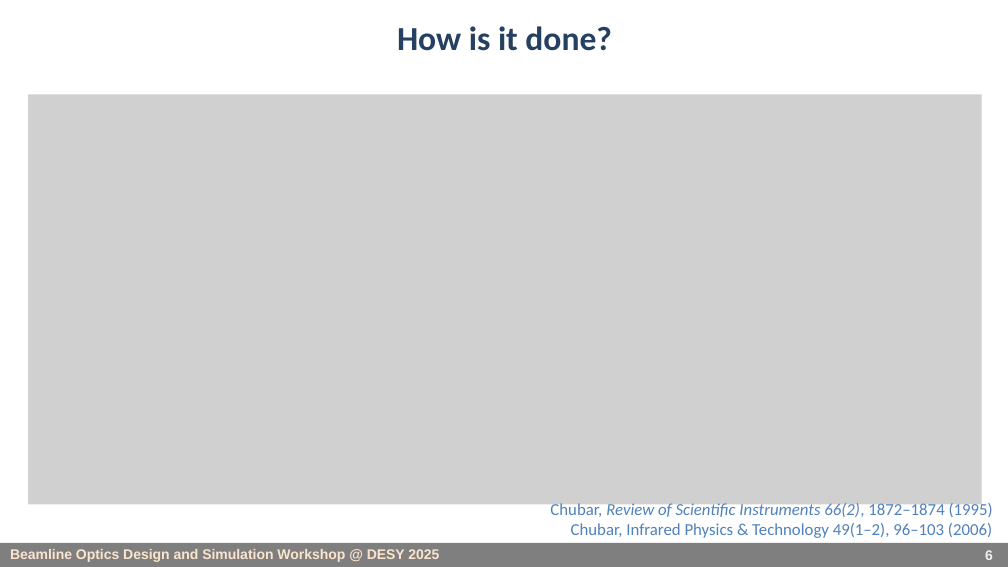
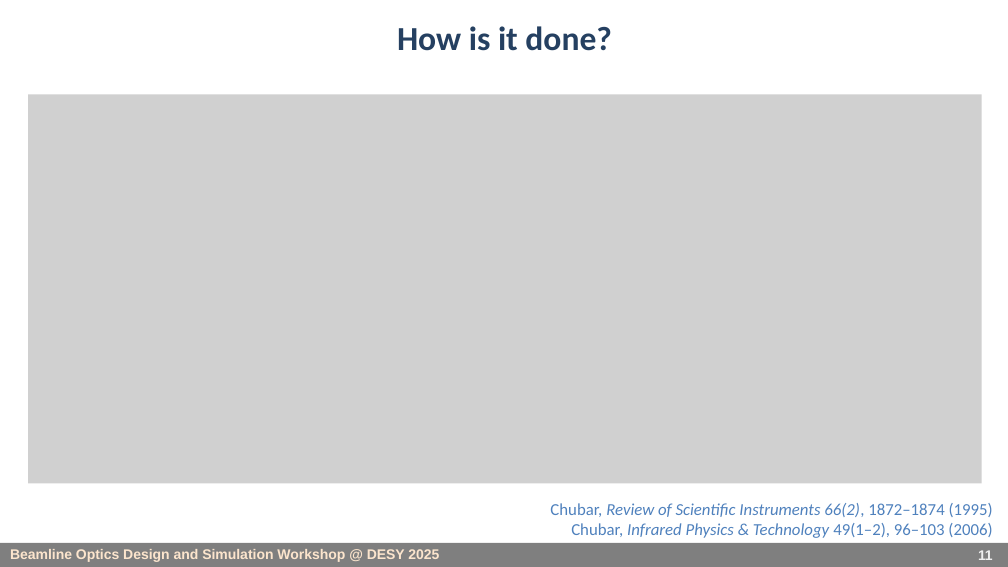
Before and after one commit to barc4/oasys_school_desy, a slide deck: slide 11 of rcelestre/SRW_source_calc_45min.pptx (slide 6 before the commit). Drawn at 1008x567 pixels with LibreOffice and Linux fonts; fonts in the diff are those of the drawing; grey boxes stand for pictures. Boxes give left, top, right and bottom in pixels: in the first picture for what was removed or moved away, otherwise in the second. Text is boxed around its words. In the diff, an @@ line names an element or a change of style, - is before the commit and + after.

```diff
--- a/rcelestre/SRW_source_calc_45min.pptx
+++ b/rcelestre/SRW_source_calc_45min.pptx
@@ picture: place and size @@
-picture at (28, 95, 982, 505)
+picture at (28, 95, 982, 484)
@@ text at (571, 523, 992, 538): italic on in "Infrared Physics & Technology" @@
@@ page number at (978, 550, 993, 560): text changed @@
-6
+11
```
Also in this commit, not shown: 2 other slides changed, 4 slides added, 2 other files.
